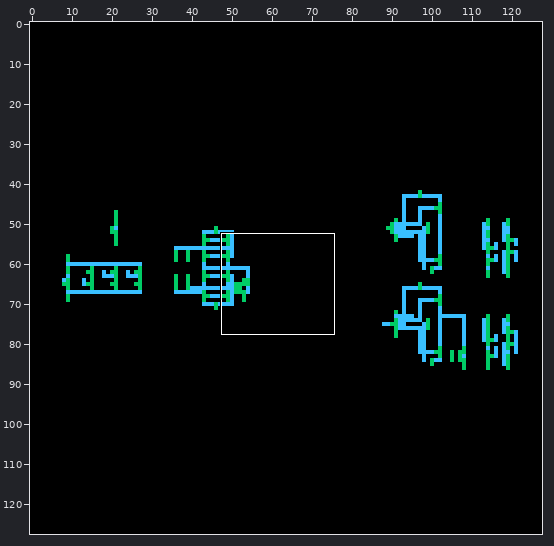
Two versions of one sprite sheet, RRIO_core/schematic/thumbnail_128x128.png. The picture above shows the old version from afar; the outline marks the close-up.
Close-up. First the earlier version:
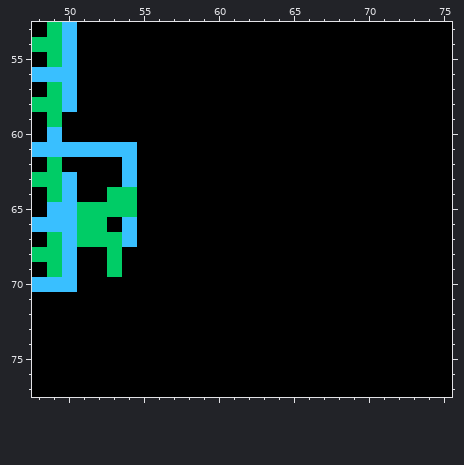
The file is 128x128 pixels. Shown: x 48..75, y 53..77.
Now the later version:
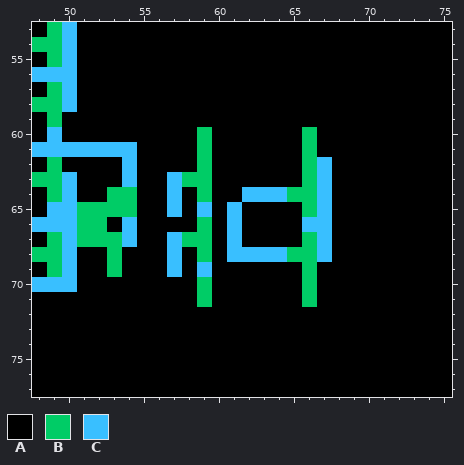
Palette (. is transparent): A #000000  B #00cc66  C #39bfff
Changes in this commit:
The edit turns colour A into colour B in rows 60 to 62 at x 59 and 66; in row 63 at x 58 to 59 and 66; in row 64 at x 59 and 65 to 66; in row 65 at x 66; in row 66 at x 59; in row 67 at x 58 to 59 and 66.
The edit turns colour A into colour B in row 68 at x 59 and 65 to 66; in row 69 at x 66; in rows 70 to 71 at x 59 and 66.
The edit turns colour A into colour C in row 62 at x 67; in row 63 at x 57 and 67; in row 64 at x 57, 62 to 64 and 67; in row 65 at x 57, 59, 61 and 67; in row 66 at x 61 and 66 to 67; in row 67 at x 57, 61 and 67.
The edit turns colour A into colour C in row 68 at x 57, 61 to 64 and 67; in row 69 at x 57 and 59.
Boxes around the changes in both close-ups, in picture pixels (x1, y1, x2, y2):
changed: (167, 127, 332, 307)
